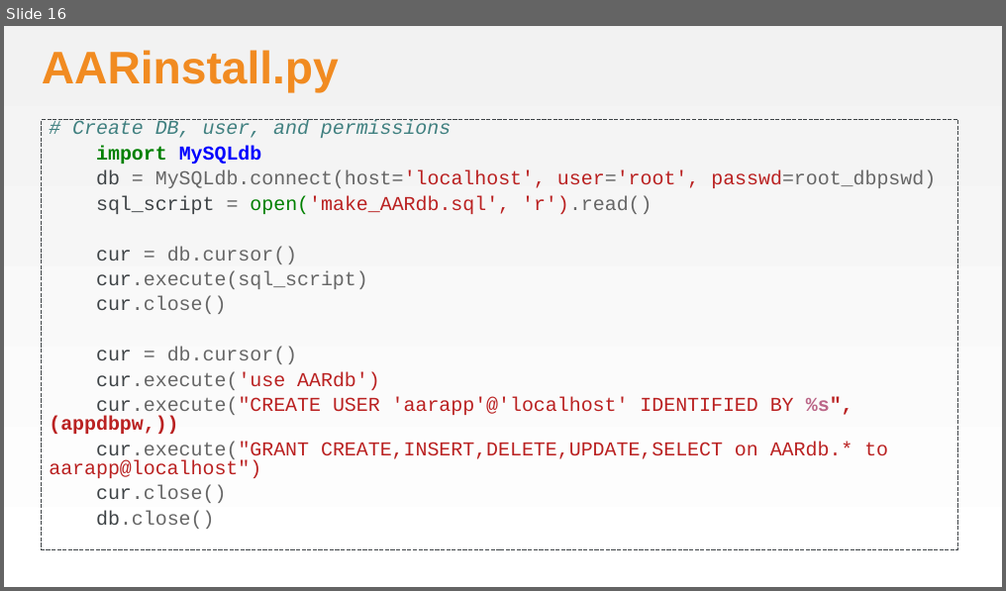
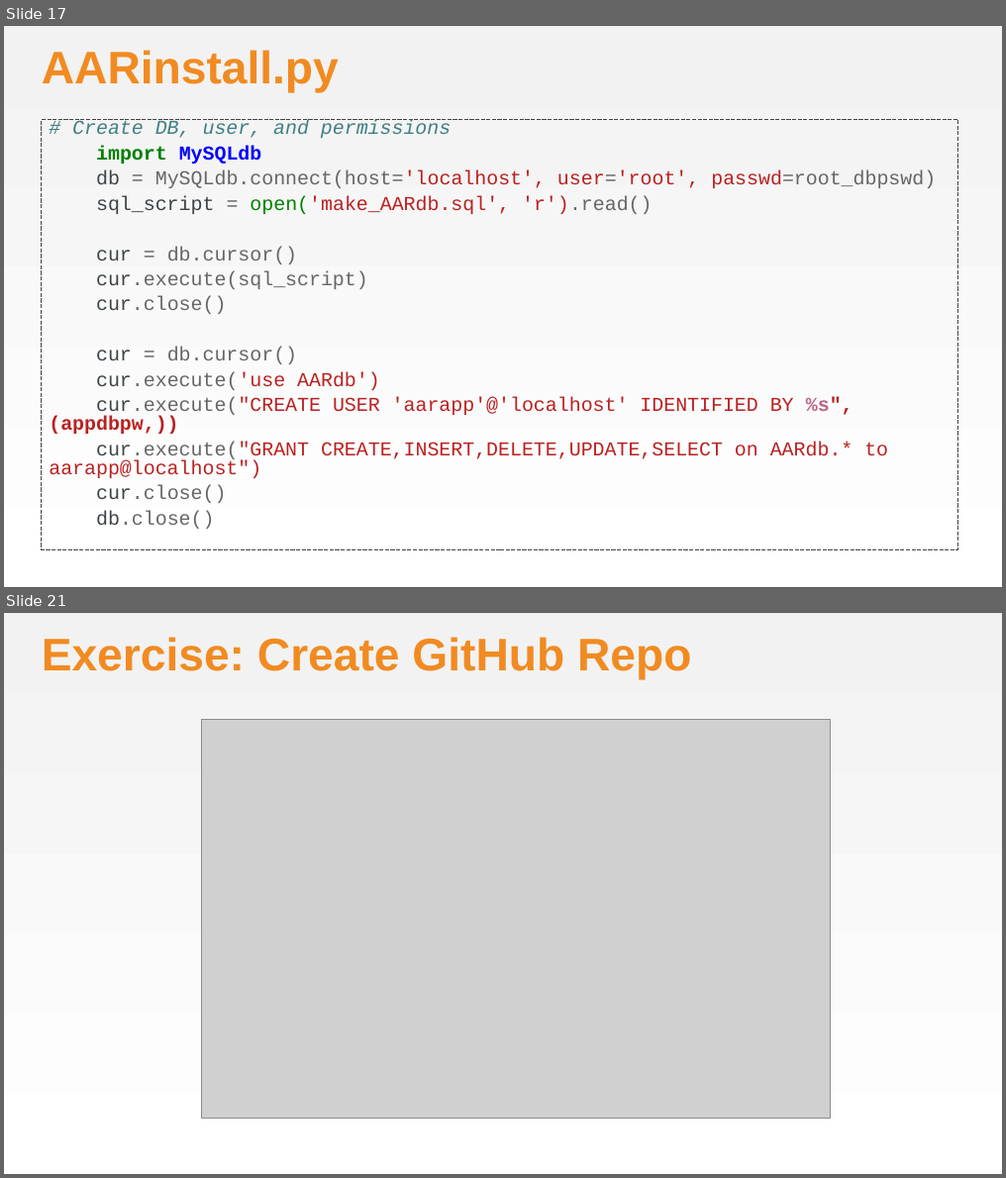
Before and after one commit to chef-training/workshops, a slide deck: Awesome_Appliance_Repair/AwesomeApplicanceRepair.pptx. Shown one above the other, each under a label of ours: slide 16 before the commit, slides 17 and 21 after it; the slides between them are not shown. The pictures are 1006x591 and 1006x1178 pixels, drawn with LibreOffice and Linux fonts; fonts in the diff are those of the drawing; grey boxes stand for pictures; background and template pictures are left out. Boxes give left, top, right and bottom in pixels: in the first picture for what was removed or moved away, otherwise in the second. Text is boxed around its words. In the diff, an @@ line names an element or a change of style, - is before the commit and + after.

```diff
--- a/Awesome_Appliance_Repair/AwesomeApplicanceRepair.pptx
+++ b/Awesome_Appliance_Repair/AwesomeApplicanceRepair.pptx
@@ slide 21 added at bbox=[4, 613, 1002, 1174], background gradient #F2F2F2 to #FFFFFF @@
@@ title added at bbox=[42, 637, 691, 680], 44 pt, text #F18B21, bold @@
+Exercise: Create GitHub Repo
@@ picture added at bbox=[202, 719, 832, 1119] @@
@@ what was slide 16 is now slide 17 @@
```
Also in this commit, not shown: 1 slide changed, 9 other slides added, 1 other file.
